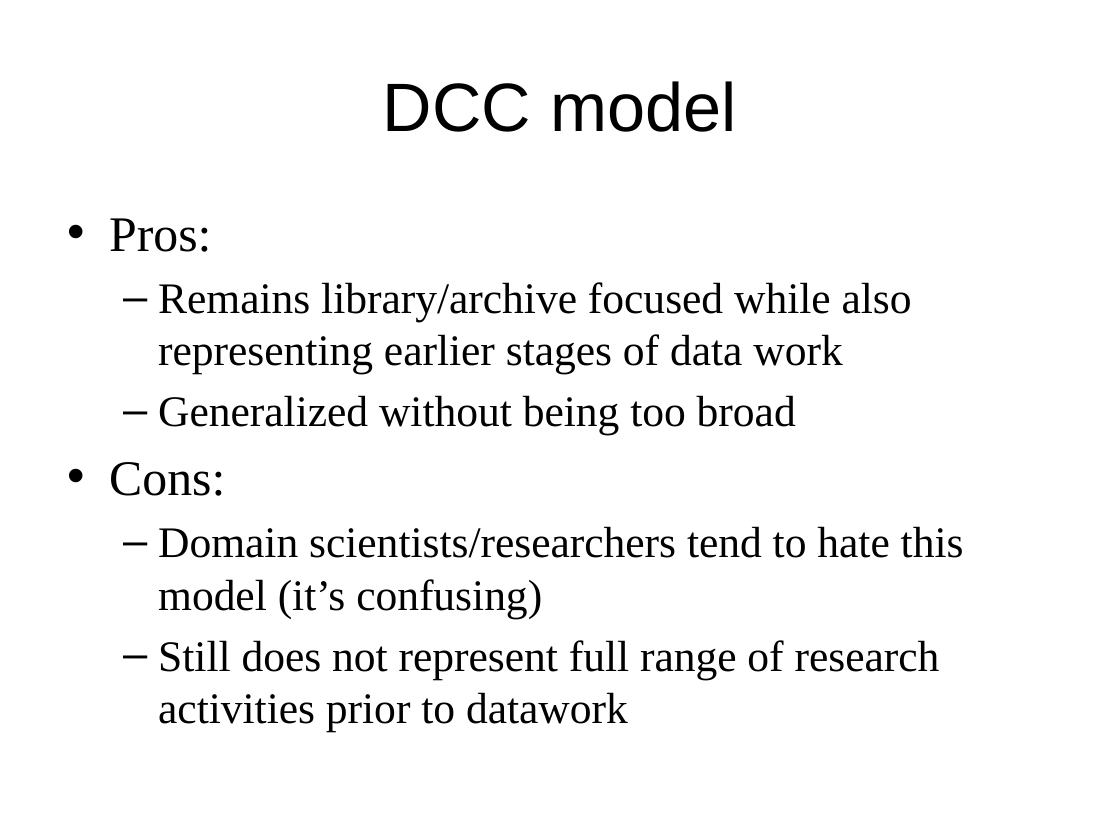
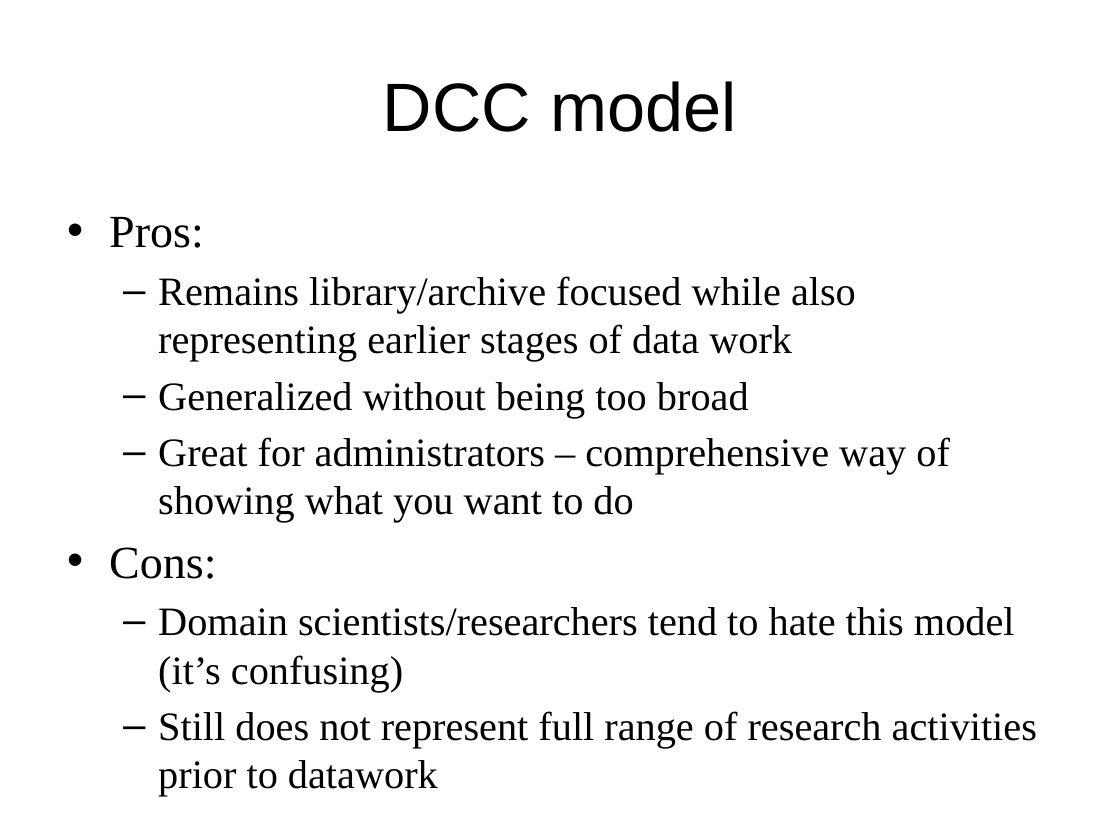
Before and after one commit to DataCurationWorkshop/HongKongCurationWorkshop, a slide deck: slide 23 of Day_1/Lectures/Slides/Day_1_Lecture_LifeCyclesIntro.pptx (slide 25 before the commit). Drawn at 1120x840 pixels with LibreOffice and Linux fonts; fonts in the diff are those of the drawing; background and template pictures are left out. Boxes give left, top, right and bottom in pixels: in the first picture for what was removed or moved away, otherwise in the second. Text is boxed around its words. In the diff, an @@ line names an element or a change of style, - is before the commit and + after.

```diff
--- a/Day_1/Lectures/Slides/Day_1_Lecture_LifeCyclesIntro.pptx
+++ b/Day_1/Lectures/Slides/Day_1_Lecture_LifeCyclesIntro.pptx
@@ text at (x1=109, y1=217, x2=1037, y2=749): size 32 to 29.6 pt in "Pros:", "Cons:"; size 28 to 25.9 pt in "Remains library/archive focused while also representing earl ...", "Generalized without being too broad", "Domain scientists/researchers tend to hate this model ...", "Still does not represent full range of ..." @@
@@ text at (x1=158, y1=437, x2=950, y2=523): paragraph added @@
+  – Great for administrators – comprehensive way of showing what you want to do
```
Also in this commit, not shown: 1 slide added, 7 slides removed, 5 other files.
